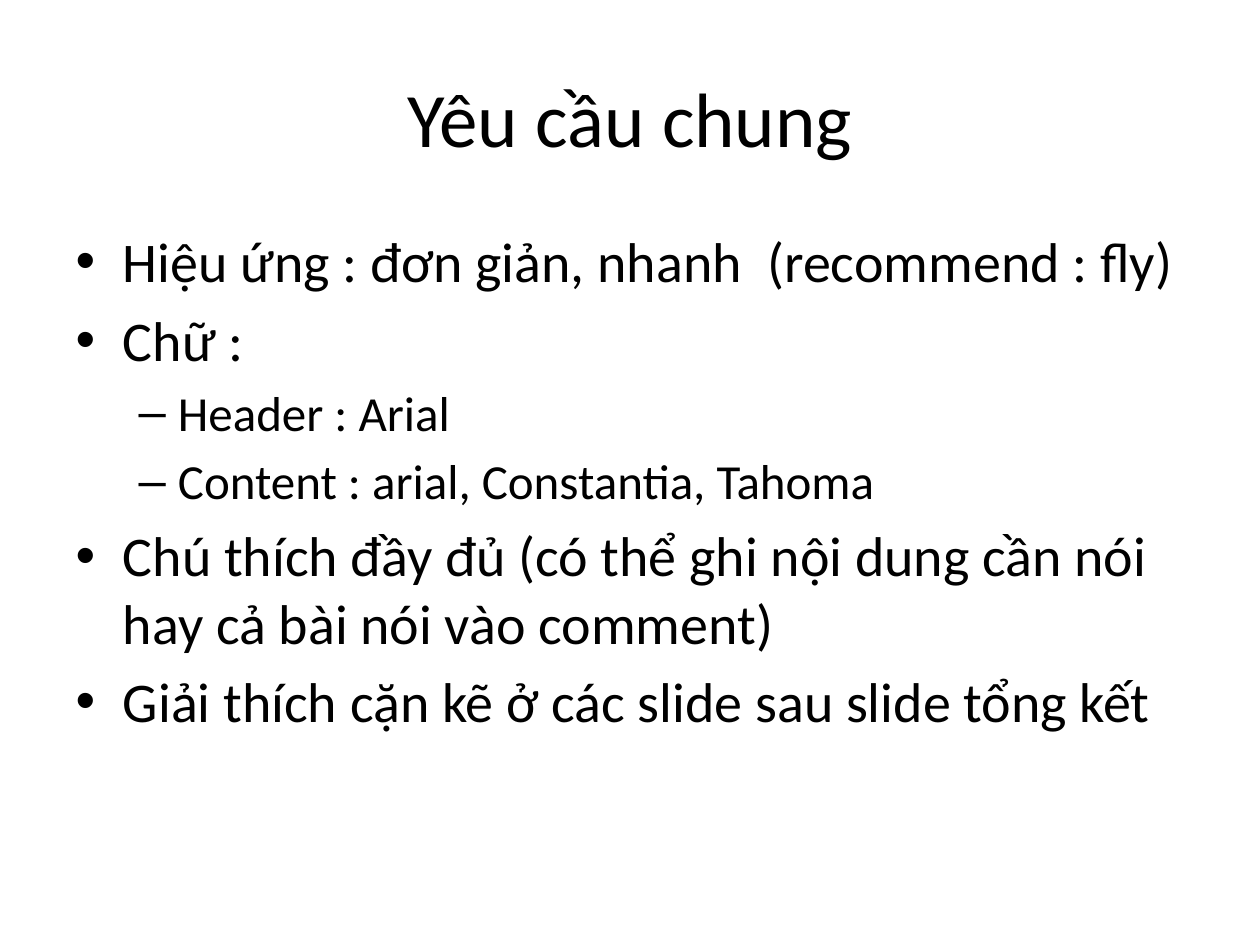
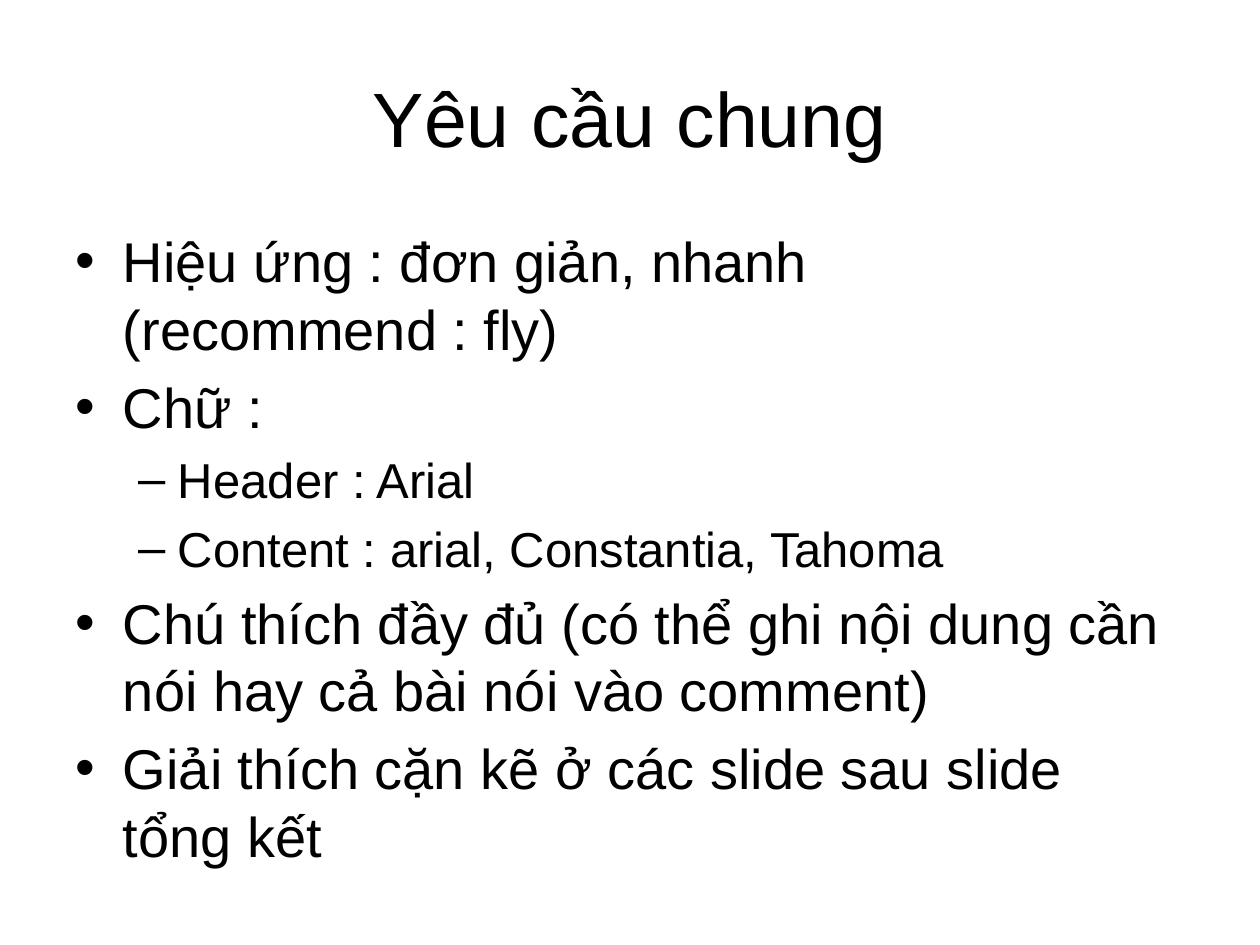
Before and after one commit to golf2109/zigbee-in-supermaket, a slide deck: slide 1 of docs/Report/Queue-Busting.pptx. Drawn at 1260x945 pixels with LibreOffice and Linux fonts; fonts in the diff are those of the drawing. Boxes give left, top, right and bottom in pixels: in the first picture for what was removed or moved away, otherwise in the second. Text is boxed around its words. In the diff, an @@ line names an element or a change of style, - is before the commit and + after.

```diff
--- a/docs/Report/Queue-Busting.pptx
+++ b/docs/Report/Queue-Busting.pptx
@@ title "Yêu cầu chung" at [373, 88, 887, 162]: font Calibri to Arial @@
@@ text "Hiệu ứng : đơn giản, ..." at [123, 240, 1159, 867]: font Calibri to Arial @@
```
Also in this commit, not shown: 8 other slides changed, 4 slides added.
